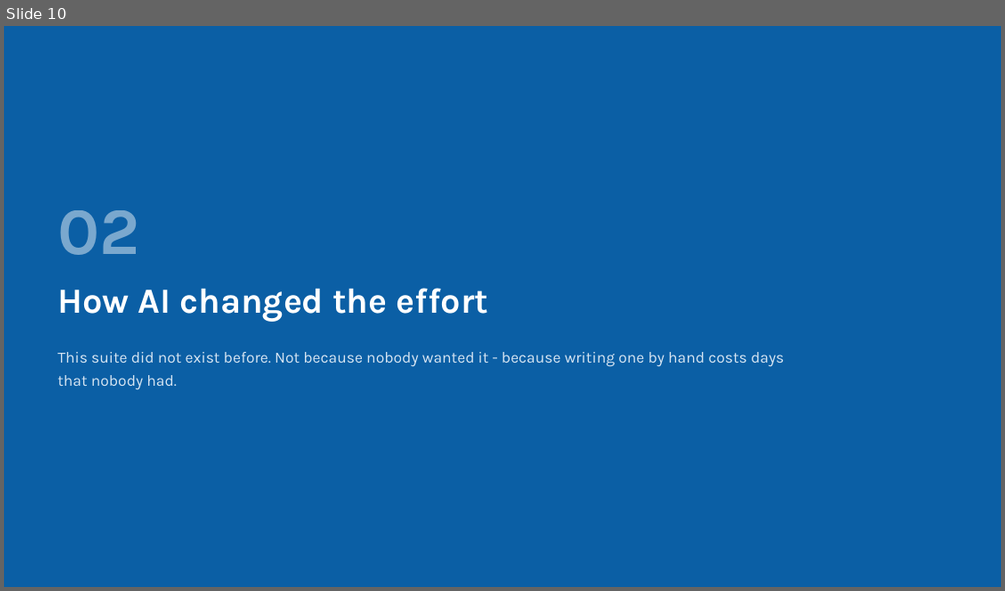
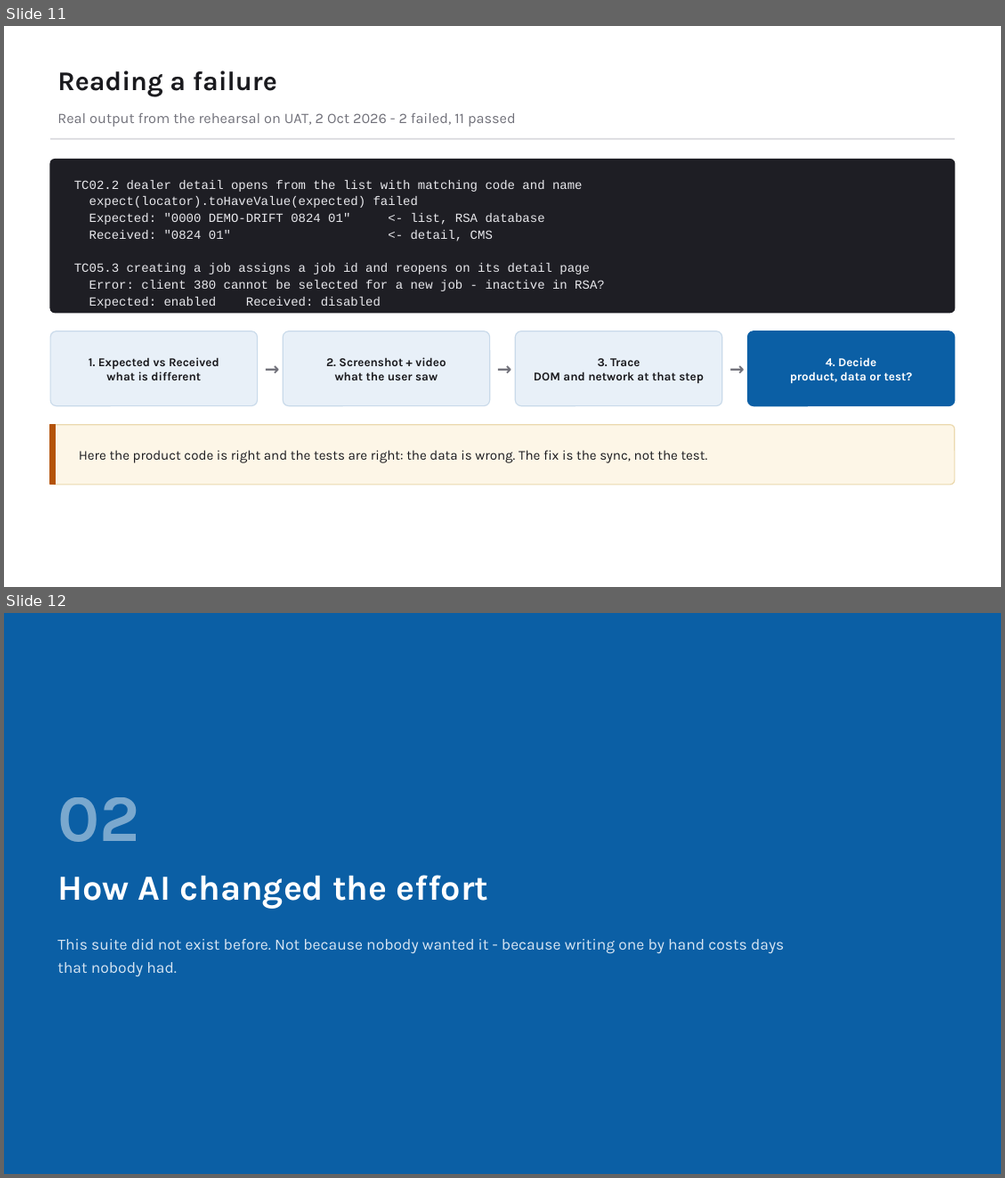
Before and after one commit to bulubuloa/AS.APAC.AI.Workshop, a slide deck: presentations/Web_Test_Automation_Playwright.pptx. Shown one above the other, each under a label of ours: slide 10 before the commit, slides 11 and 12 after it. The pictures are 1005x591 and 1005x1178 pixels, drawn with LibreOffice and Linux fonts; fonts in the diff are those of the drawing. Boxes give left, top, right and bottom in pixels: in the first picture for what was removed or moved away, otherwise in the second. Text is boxed around its words. In the diff, an @@ line names an element or a change of style, - is before the commit and + after.

Commit message:
Web demo: seed two real data bugs on UAT, red run, revert - deck slides with rehearsal output

```diff
--- a/presentations/Web_Test_Automation_Playwright.pptx
+++ b/presentations/Web_Test_Automation_Playwright.pptx
@@ slide 11 added at (4, 26, 1001, 587), background #FFFFFF @@
@@ text added at (57, 70, 277, 97), 26 pt, text #1A1A1E, bold @@
+Reading a failure
@@ text added at (57, 113, 516, 127), 14 pt, text #71717A @@
+Real output from the rehearsal on UAT, 2 Oct 2026 - 2 failed, 11 passed
@@ rectangle added at (50, 138, 955, 140), fill #D9D9DE @@
@@ rounded rectangle added at (50, 160, 955, 313), fill #1E1E24, outline #1E1E24 1 pt @@
@@ text added at (74, 180, 605, 308), 12 pt, text #E8E8EC @@
+TC02.2 dealer detail opens from the list with matching code and name
+expect(locator).toHaveValue(expected) failed
+Expected: "0000 DEMO-DRIFT 0824 01" <- list, RSA database
+Received: "0824 01" <- detail, CMS
+TC05.3 creating a job assigns a job id and reopens on its detail page
+Error: client 380 cannot be selected for a new job - inactive in RSA?
+Expected: enabled Received: disabled
@@ rounded rectangle added at (50, 331, 258, 406), fill #E8F0F8, outline #C9DAEA 1 pt @@
@@ text added at (258, 331, 283, 406), 17 pt, text #71717A, bold @@
+→
@@ rounded rectangle added at (283, 331, 490, 406), fill #E8F0F8, outline #C9DAEA 1 pt @@
@@ text added at (490, 331, 516, 406), 17 pt, text #71717A, bold @@
+→
@@ rounded rectangle added at (516, 331, 722, 406), fill #E8F0F8, outline #C9DAEA 1 pt @@
@@ text added at (722, 331, 747, 406), 17 pt, text #71717A, bold @@
+→
@@ rounded rectangle added at (747, 331, 955, 406), fill #0B5FA5, outline #0B5FA5 1 pt @@
@@ text added at (89, 357, 219, 380), 11.5 pt, text #1A1A1E, bold @@
+1. Expected vs Received
+what is different
@@ text added at (326, 357, 445, 380), 11.5 pt, text #1A1A1E, bold @@
+2. Screenshot + video
+what the user saw
@@ text added at (534, 358, 704, 383), 11.5 pt, text #1A1A1E, bold @@
+3. Trace
+DOM and network at that step
@@ text added at (790, 357, 913, 383), 11.5 pt, text #FFFFFF, bold @@
+4. Decide
+product, data or test?
@@ rounded rectangle added at (50, 425, 955, 484), fill #FDF6E7, outline #EBD9AE 1 pt @@
@@ rectangle added at (50, 425, 56, 484), fill #B45309, outline #B45309 1 pt @@
@@ text added at (79, 450, 708, 463), 13 pt, text #1A1A1E @@
+Here the product code is right and the tests are right: the data is wrong. The fix is the sync, not the test.
@@ what was slide 10 is now slide 12 @@
```
Also in this commit, not shown: 1 other slide added, 8 other files.
